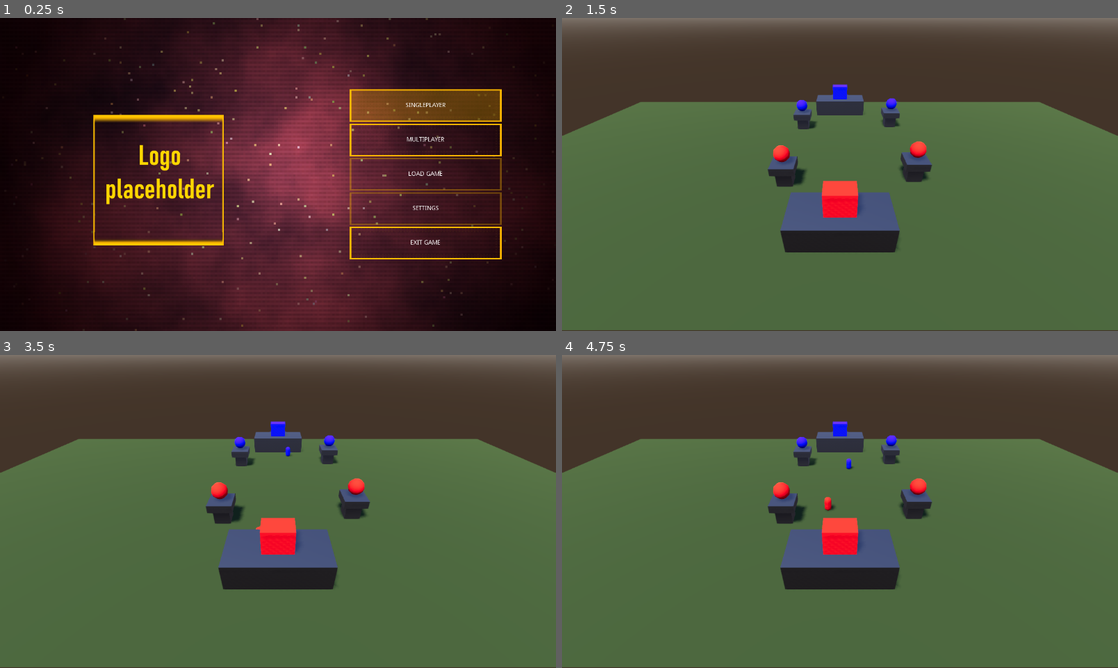
Above: before the commit, frames 1-4 (two rows, left to right).
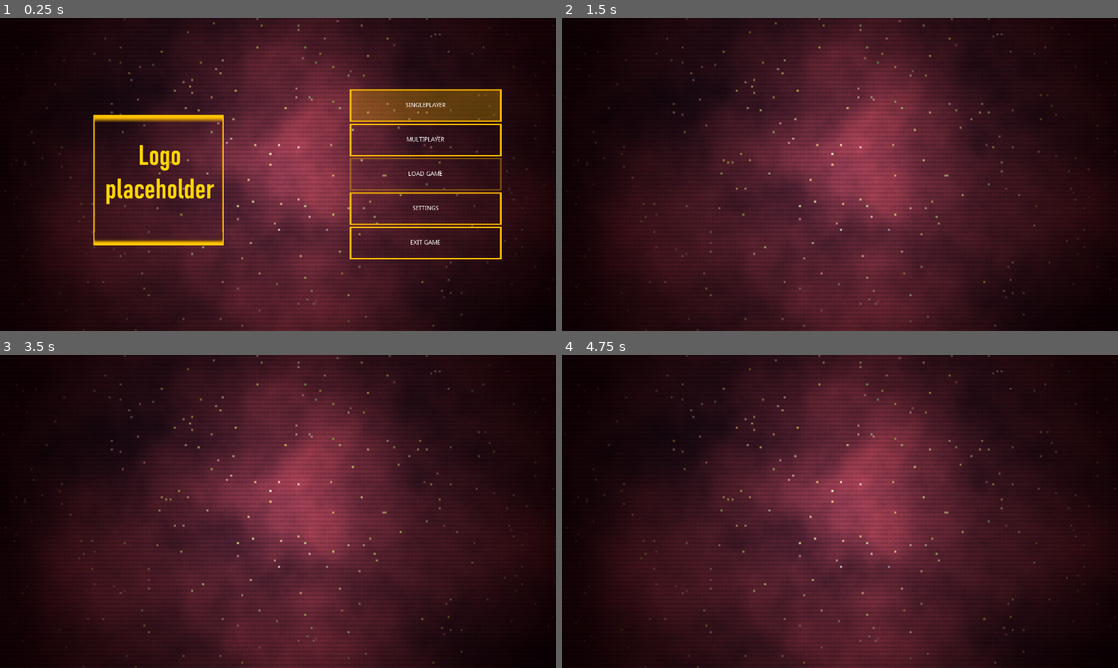
Above: after the commit, the same moments.

Repository: kovesimisi/voiddef
Game: Godot game, scene res://scenes/UIscenes/MainMenu.tscn
The game is run twice, just before and just after one commit, with the same random seed, the same clock (stepped at 60 frames per second) and the same inputs.
Inputs (mouse positions are in pixels of both pictures, inside the frame that each line leads up to):
- Up to frame 1 (0.25 s): no input
- Up to frame 2 (1.5 s): click (990, 208) at 0.5 s, where only the run after the commit has a clickable "SETTINGS"; click (990, 105) at 1.25 s, where only the run before the commit has a clickable "SINGLEPLAYER"
- Up to frame 3 (3.5 s): tap Enter at 2 s; move the mouse to (400, 495) at 2.02 s; tap Alt at 2.1 s; click (400, 495) at 2.17 s; tap Space at 2.75 s; drag from (166, 527) to (250, 574) at 2.77 s
- Up to frame 4 (4.75 s): tap Enter at 3.5 s; move the mouse to (895, 442) at 3.52 s; tap Shift at 3.6 s; click (895, 442) at 3.67 s; drag from (812, 574) to (673, 464) at 4.27 s

The runs differ from the first frame. In frame 1, 0.4% of the frame differs, in the area x 62-91%, y 55-67%; in frame 2, 98%, in the area x 0-100%, y 0-100%; in frame 3, 98%; in frame 4, 98%.

Commit message:
Added settings scene

Diff:
--- a/project.godot
+++ b/project.godot
@@ -19,7 +19,7 @@
 
 [autoload]
 
-GraphicsSettings="*res://scripts/util/graphics_settings.gd"
+GraphicsSettings="*res://scripts/util/GraphicsSettings.gd"
 GameManager="*res://scripts/Game_manager.gd"
 
 [display]
--- a/scenes/UIscenes/MainMenu.gd
+++ b/scenes/UIscenes/MainMenu.gd
@@ -19,8 +19,8 @@
 	b_load.focus_mode = Control.FOCUS_NONE
 	b_load.disabled = true
 
-	b_settings.focus_mode = Control.FOCUS_NONE
-	b_settings.disabled = true
+	#b_settings.focus_mode = Control.FOCUS_NONE
+	#b_settings.disabled = true
 
 	b_single_new.grab_focus()
 
@@ -42,5 +42,8 @@
 	get_tree().change_scene("res://scenes/LocalMulti.tscn")
 
 
+func _on_SettingsButton_pressed():
+	get_tree().change_scene("res://scenes/UIscenes/Settings.tscn")
+
 func _on_toggle_fullscreen():
 	OS.window_fullscreen = !OS.window_fullscreen
--- a/scenes/UIscenes/MainMenu.tscn
+++ b/scenes/UIscenes/MainMenu.tscn
@@ -147,4 +147,5 @@
 
 [connection signal="pressed" from="MarginContainer/VBoxContainer/SingleNewGameButton" to="." method="_on_SingleNewGameButton_pressed"]
 [connection signal="pressed" from="MarginContainer/VBoxContainer/MultiNewGameButton" to="." method="_on_MultiNewGameButton_pressed"]
+[connection signal="pressed" from="MarginContainer/VBoxContainer/SettingsButton" to="." method="_on_SettingsButton_pressed"]
 [connection signal="pressed" from="MarginContainer/VBoxContainer/ExitButton" to="." method="_on_ExitButton_pressed"]
--- /dev/null
+++ b/scenes/UIscenes/Settings.gd
@@ -0,0 +1,18 @@
+extends Node
+
+
+# Declare member variables here. Examples:
+# var a = 2
+# var b = "text"
+
+
+# Called when the node enters the scene tree for the first time.
+func _ready():
+	pass # Replace with function body.
+
+func _input(event):
+	if event.is_action("ui_cancel"):
+		get_tree().change_scene("res://scenes/UIscenes/MainMenu.tscn")
+# Called every frame. 'delta' is the elapsed time since the previous frame.
+#func _process(delta):
+#	pass
--- /dev/null
+++ b/scenes/UIscenes/Settings.tscn
@@ -0,0 +1,15 @@
+[gd_scene load_steps=3 format=2]
+
+[ext_resource path="res://assets/graphics/menubg.png" type="Texture" id=1]
+[ext_resource path="res://scenes/UIscenes/Settings.gd" type="Script" id=2]
+
+[node name="Control" type="Control"]
+anchor_right = 1.0
+anchor_bottom = 1.0
+
+[node name="Background" type="TextureRect" parent="."]
+anchor_right = 1.0
+anchor_bottom = 1.0
+texture = ExtResource( 1 )
+expand = true
+script = ExtResource( 2 )
Renamed: scripts/util/graphics_settings.gd -> scripts/util/GraphicsSettings.gd
